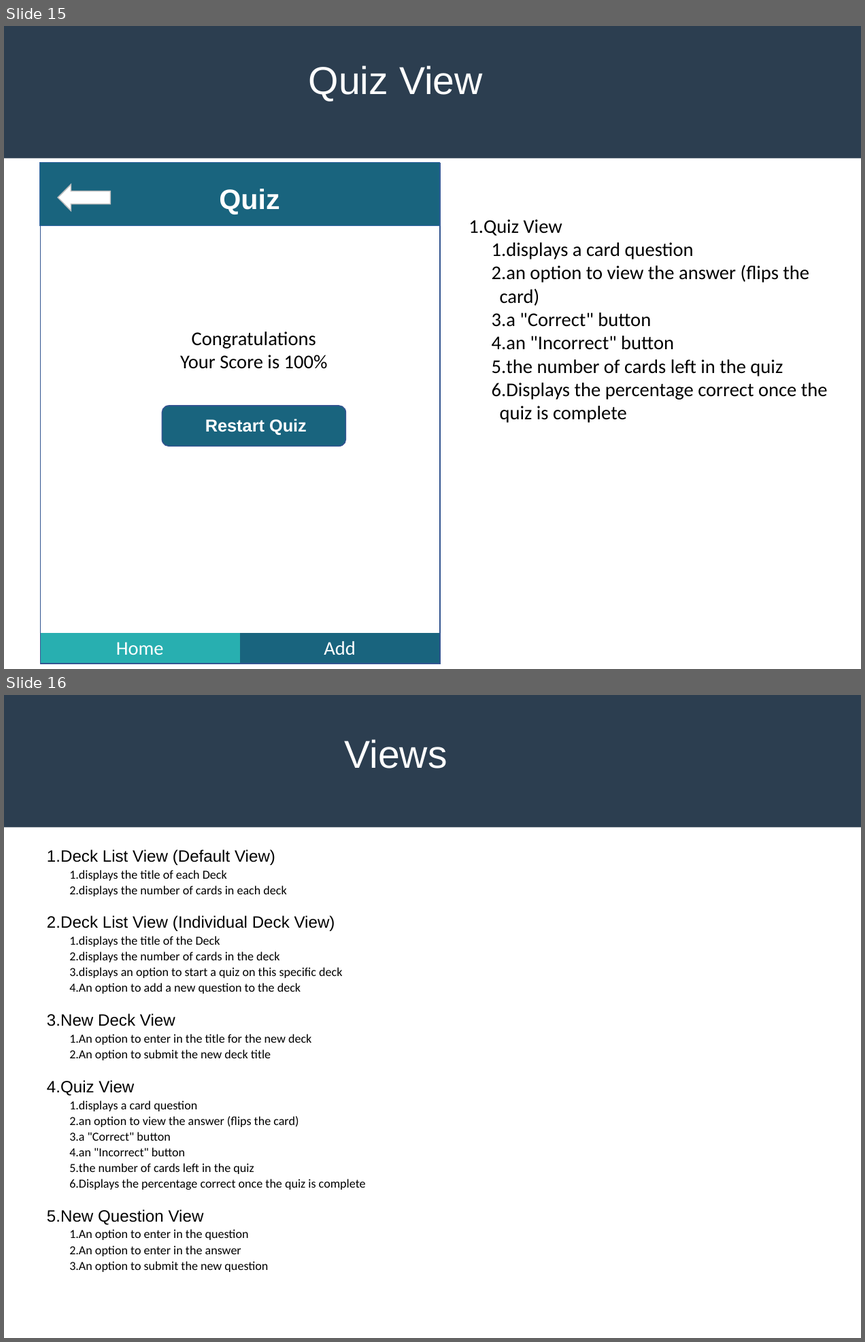
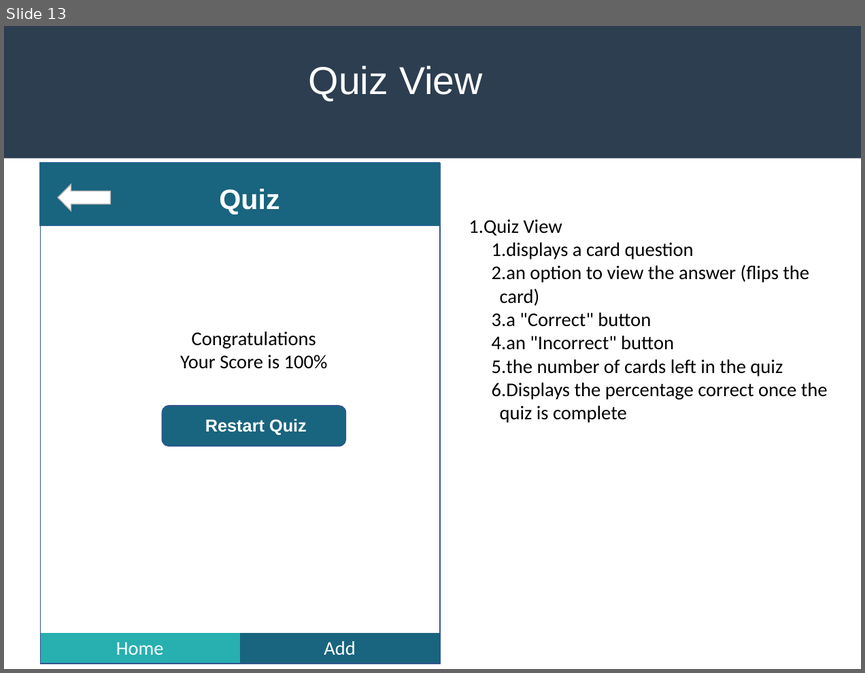
Before and after one commit to gwillig/flashcard, a slide deck: design_architecture.pptx. Shown one above the other, each under a label of ours: slides 15 and 16 before the commit, slide 13 after it. The pictures are 865x1342 and 865x673 pixels, drawn with LibreOffice and Linux fonts; fonts in the diff are those of the drawing. Boxes give left, top, right and bottom in pixels: in the first picture for what was removed or moved away, otherwise in the second. Text is boxed around its words. In the diff, an @@ line names an element or a change of style, - is before the commit and + after.

```diff
--- a/design_architecture.pptx
+++ b/design_architecture.pptx
@@ slide 16 removed at (x1=4, y1=695, x2=861, y2=1338), background #FFFFFF; not listed: 1 template element that a slide beside it also shows @@
@@ title removed at (x1=344, y1=739, x2=447, y2=768) @@
-Views
@@ text removed at (x1=47, y1=849, x2=366, y2=1272) @@
-1. Deck List View (Default View)
-  1. displays the title of each Deck
-  2. displays the number of cards in each deck
-2. Deck List View (Individual Deck View)
-  1. displays the title of the Deck
-  2. displays the number of cards in the deck
-  3. displays an option to start a quiz on this specific deck
-  4. An option to add a new question to the deck
-3. New Deck View
-  1. An option to enter in the title for the new deck
-  2. An option to submit the new deck title
-4. Quiz View
-  1. displays a card question
-  2. an option to view the answer (flips the card)
-  3. a "Correct" button
-  4. an "Incorrect" button
-  5. the number of cards left in the quiz
-  6. Displays the percentage correct once the quiz is complete
-5. New Question View
-  1. An option to enter in the question
-  2. An option to enter in the answer
-  3. An option to submit the new question
@@ what was slide 15 is now slide 13 @@
```
Also in this commit, not shown: 2 slides changed, 1 slide added, 3 other slides removed, 16 other files.
